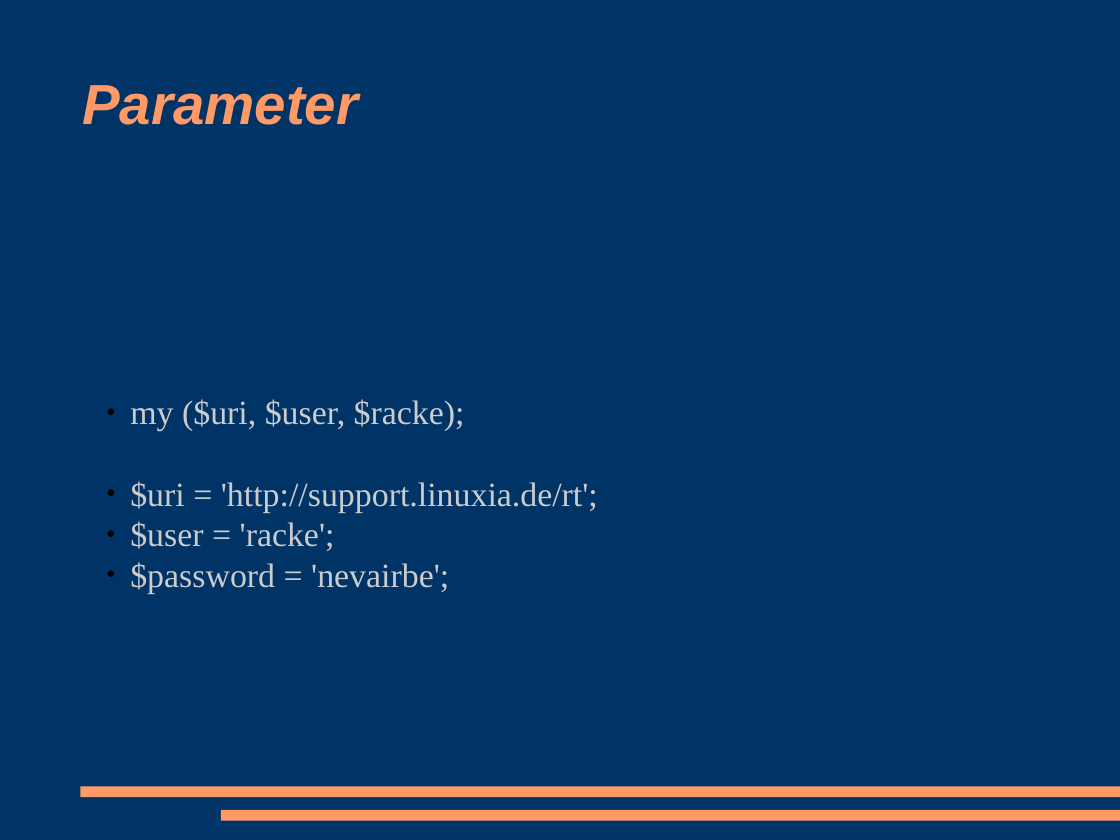
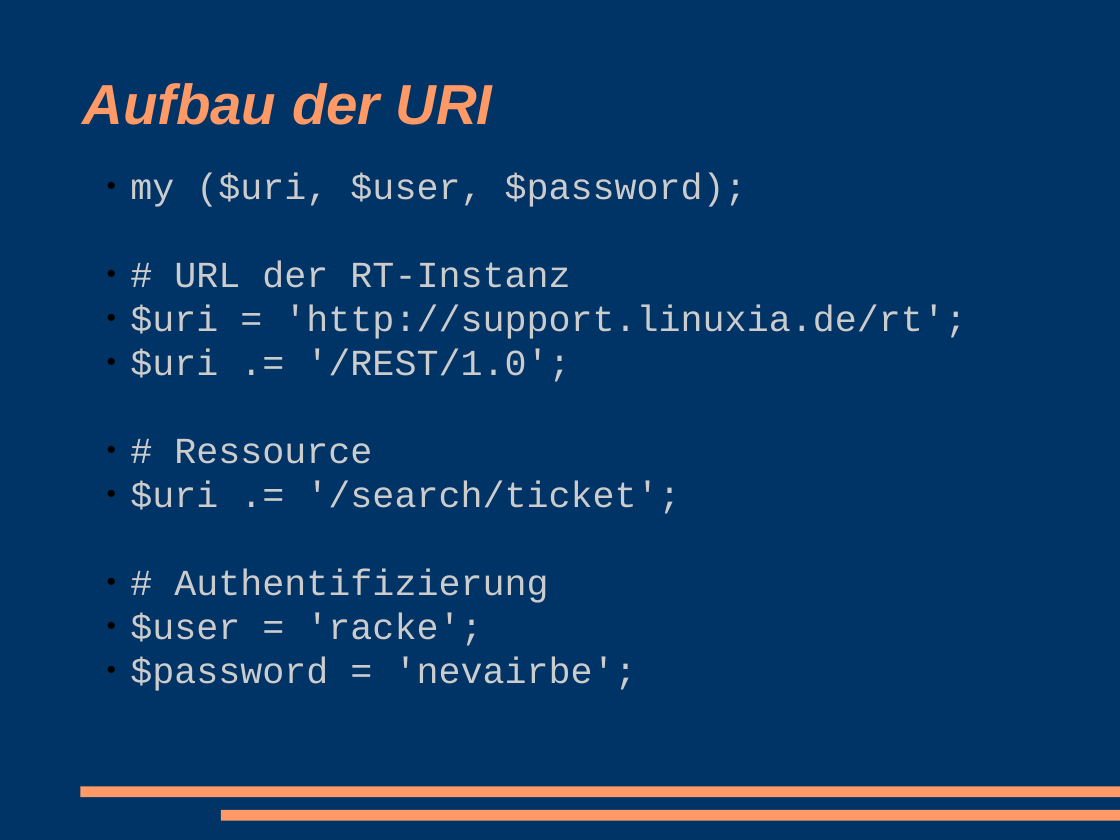
Before and after one commit to racke/Presentations, a slide deck: slide 17 of pws2008/rtrest.odp. Drawn at 1120x840 pixels with LibreOffice and Linux fonts; fonts in the diff are those of the drawing. Boxes give left, top, right and bottom in pixels: in the first picture for what was removed or moved away, otherwise in the second. Text is boxed around its words. In the diff, an @@ line names an element or a change of style, - is before the commit and + after.

Commit message:
text changes

```diff
--- a/pws2008/rtrest.odp
+++ b/pws2008/rtrest.odp
@@ title at (82,83,492,125): text changed @@
-Parameter
+Aufbau der URI
@@ subtitle "my ($uri, $user, $password);": place and size @@
-subtitle "my ($uri, $user, $password);" at (130,399,598,594)
+subtitle "my ($uri, $user, $password);" at (130,173,967,691)
@@ subtitle at (130,173,747,288): text changed; size 24 to 26 pt; font Times New Roman to Courier New @@
-  ● my ($uri, $user, $racke);
+  ● my ($uri, $user, $password);
+  ● # URL der RT-Instanz
@@ subtitle at (130,305,967,691): size 24 to 26 pt, font Times New Roman to Courier New in "$uri = 'http://support.linuxia.de/rt';", "$user = 'racke';", "$password = 'nevairbe';" @@
@@ subtitle at (130,349,680,603): paragraphs added @@
+  ● $uri .= '/REST/1.0';
+  ● # Ressource
+  ● $uri .= '/search/ticket';
+  ● # Authentifizierung
```
Also in this commit, not shown: 16 other slides changed, 8 slides added, 4 slides removed.
